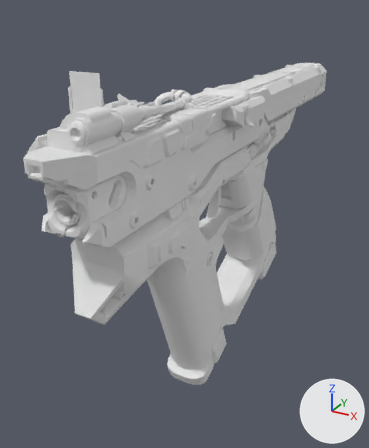
One commit to the FBX model Assets/11. Models/Weapons/Universal/Universal_SMG_Rig.fbx: the scene before it, then after it.
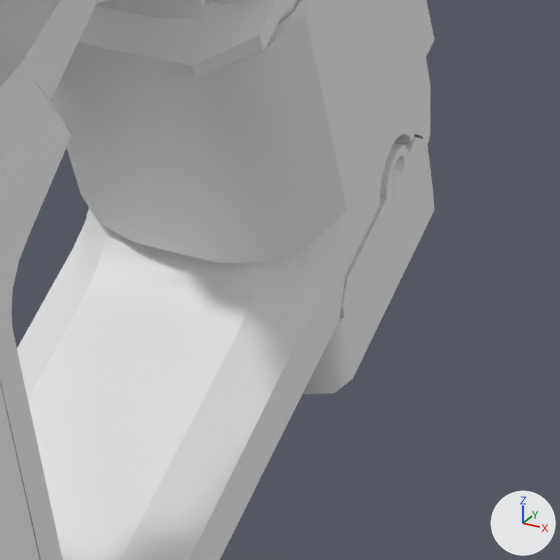
Each version appears first whole from a camera (50 mm lens) standing at (0.192, -0.481, 0.205) and looking at (-0.037, -0.064, -0.003), and next in a close-up on the part from 58% to 80% of the width and 50% to 68% of the height. The axes (+X, +Y, +Z) are drawn at lower right. The lights are the same throughout. Where no turn or scale is listed for an object, it has been applied to the vertices.

The first close-up shows 'LowerFrame', 'PistolMag'.
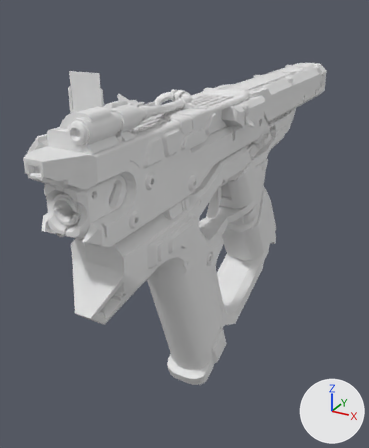
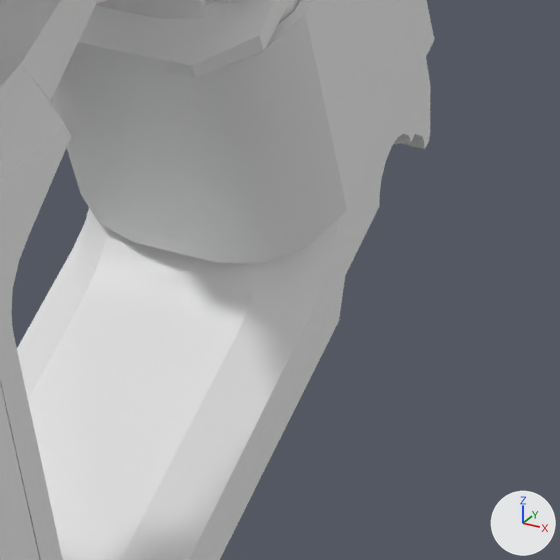
Where the change shows, as pixel boxes (x1, y1, x2, y2) in the close-ups (560 x 560 px):
'PistolMag', deleted: before (303, 137, 434, 394)

The change, as a diff of the scene's bpy script:
```diff
--- a/Assets/11. Models/Weapons/Universal/Universal_SMG_Rig.fbx.py
+++ b/Assets/11. Models/Weapons/Universal/Universal_SMG_Rig.fbx.py
@@ ob_pistolmag @@
-ob_pistolmag = bpy.data.objects.new('PistolMag', me_mesh_017)
-ob_pistolmag.location = (0.0, 0.0, 0.0)
```
